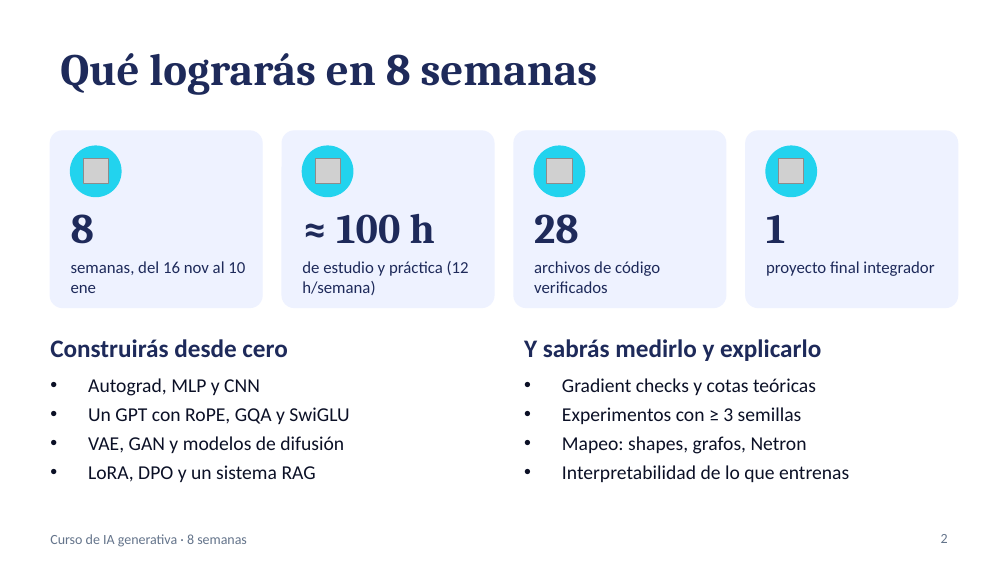
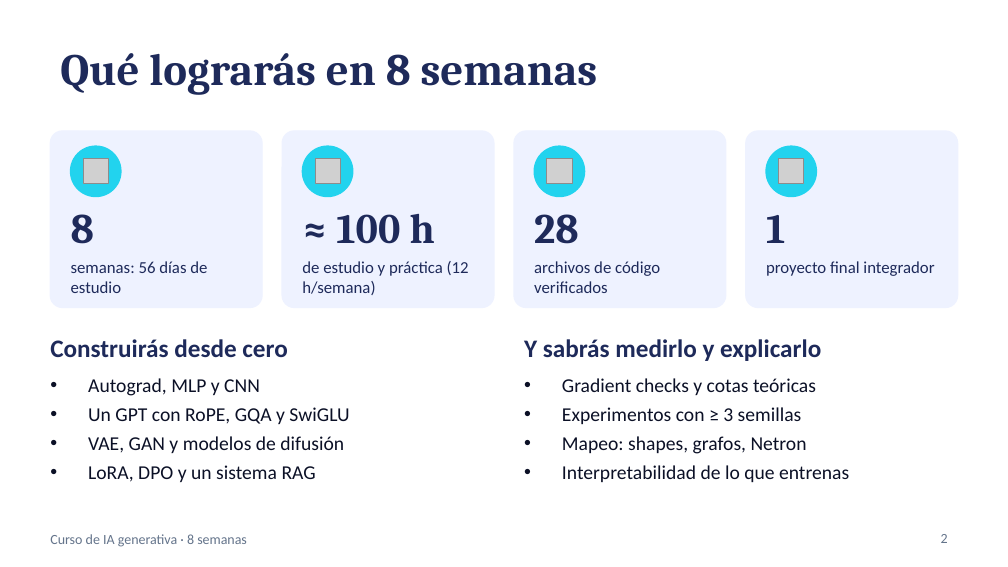
Before and after one commit to FX010/curso-ia-generativa, a slide deck: slide 2 of presentacion/Curso-IA-Generativa-8-semanas.pptx. Drawn at 1008x567 pixels with LibreOffice and Linux fonts; fonts in the diff are those of the drawing; grey boxes stand for pictures. Boxes give left, top, right and bottom in pixels: in the first picture for what was removed or moved away, otherwise in the second. Text is boxed around its words. In the diff, an @@ line names an element or a change of style, - is before the commit and + after.

```diff
--- a/presentacion/Curso-IA-Generativa-8-semanas.pptx
+++ b/presentacion/Curso-IA-Generativa-8-semanas.pptx
@@ text at (71, 261, 207, 293): text changed @@
-semanas, del 16 nov al 10 ene
+semanas: 56 días de estudio
```
Also in this commit, not shown: 4 other slides changed, 11 other files.
